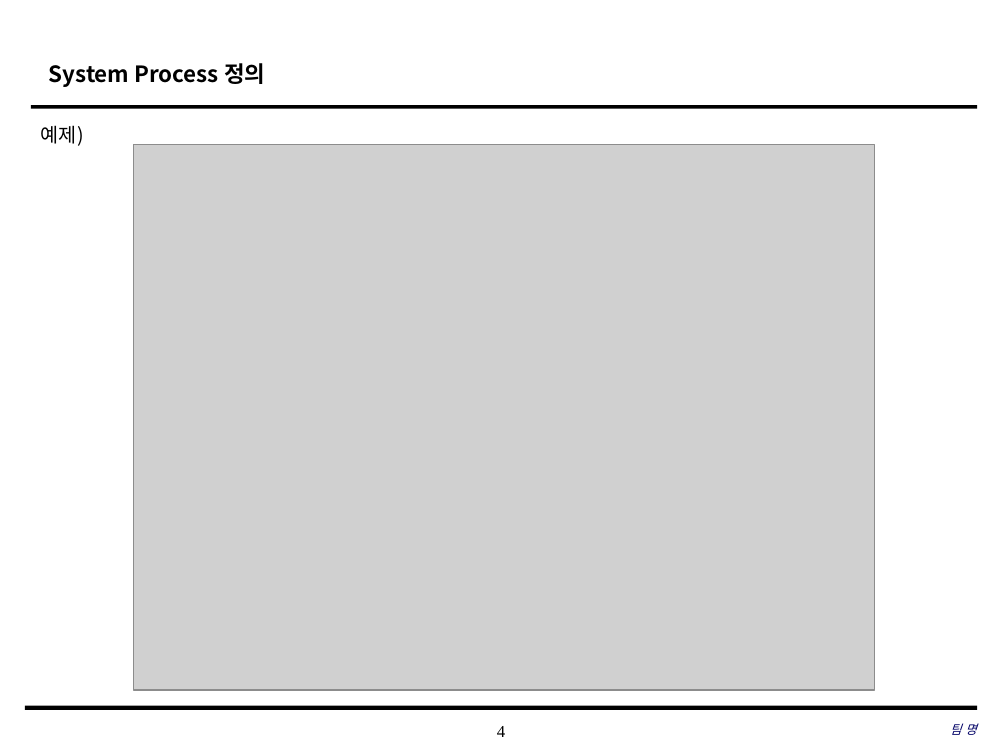
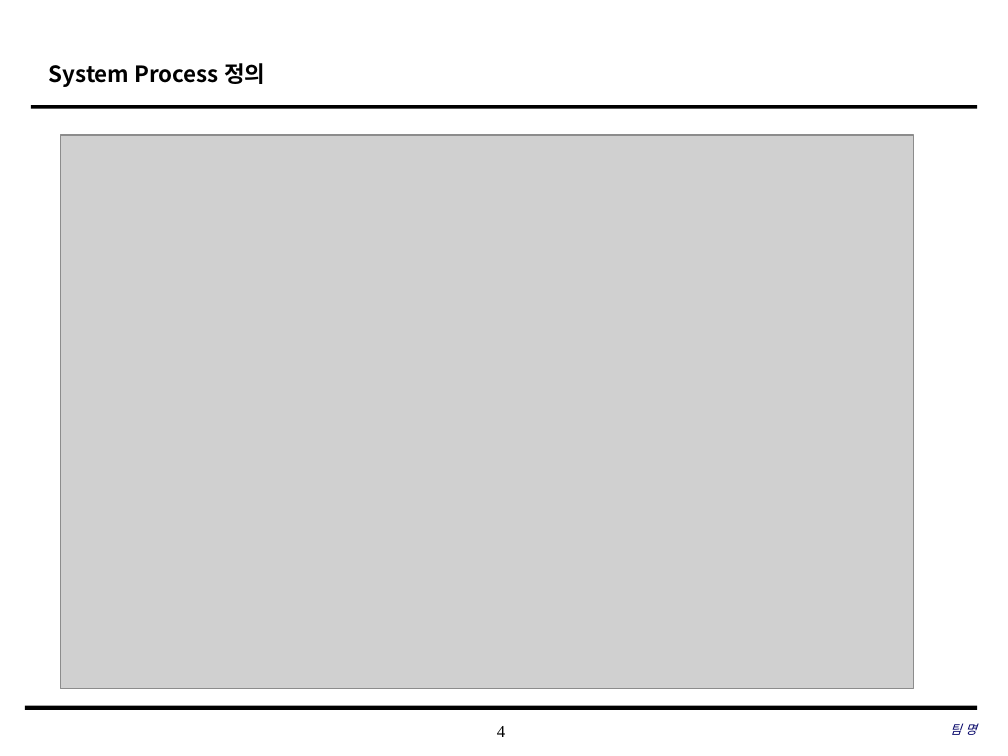
Before and after one commit to SE-admin/SE2017_1_bigbang, a slide deck: slide 4 of doc/3_ 설계서/UI Design Template.pptx. Drawn at 1008x756 pixels with LibreOffice and Linux fonts; fonts in the diff are those of the drawing; grey boxes stand for pictures; background and template pictures are left out. Boxes give left, top, right and bottom in pixels: in the first picture for what was removed or moved away, otherwise in the second. Text is boxed around its words. In the diff, an @@ line names an element or a change of style, - is before the commit and + after.

Commit message:
UI Design Template.pptx 수정 1. 팀 명, System Process 변경

```diff
--- a/doc/3_ 설계서/UI Design Template.pptx
+++ b/doc/3_ 설계서/UI Design Template.pptx
@@ text removed at [41,125,84,146] @@
-예제)
@@ picture: place and size @@
-picture at [134,144,875,689]
+picture at [60,135,913,689]
```
Also in this commit, not shown: 2 other slides changed.
